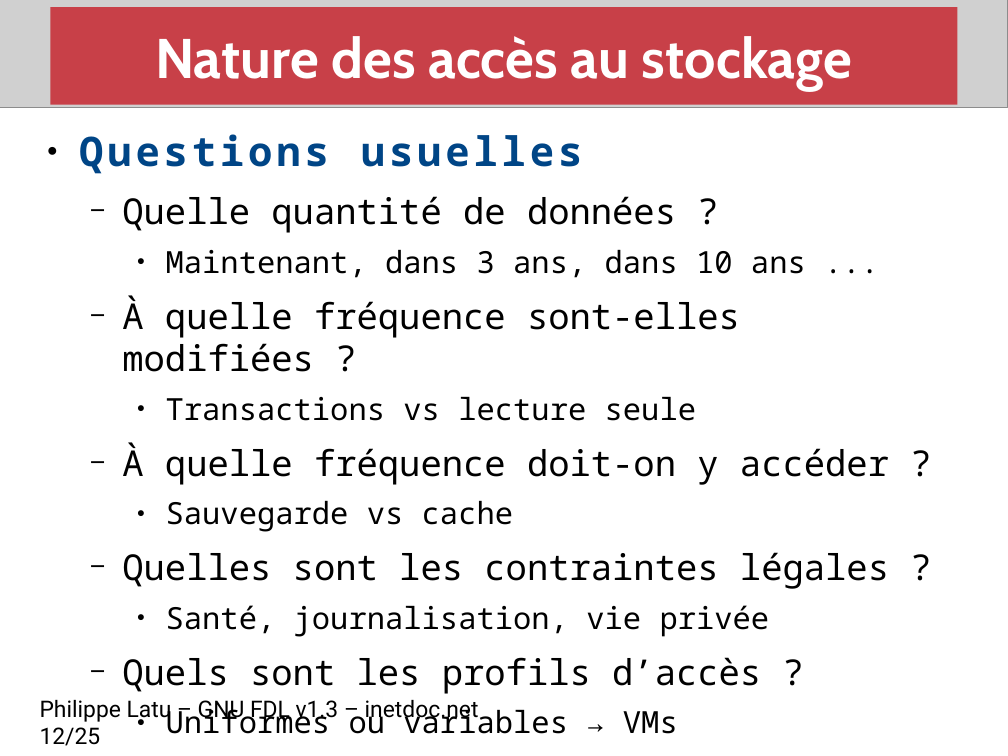
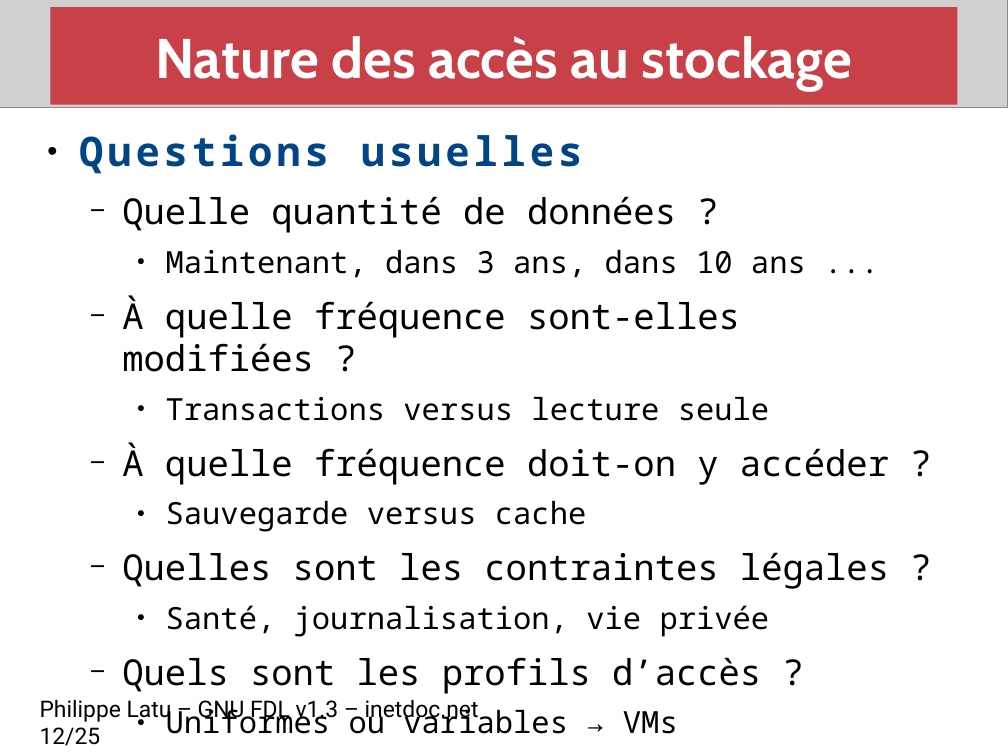
Before and after one commit to platu/inetdoc, a slide deck: slide 12 of presentations/net-storage/net-storage.odp. Drawn at 1008x756 pixels with LibreOffice and Linux fonts; fonts in the diff are those of the drawing; grey boxes stand for pictures. Boxes give left, top, right and bottom in pixels: in the first picture for what was removed or moved away, otherwise in the second. Text is boxed around its words. In the diff, an @@ line names an element or a change of style, - is before the commit and + after.

Commit message:
Révision présentation stockage réseau

```diff
--- a/presentations/net-storage/net-storage.odp
+++ b/presentations/net-storage/net-storage.odp
@@ text at (166, 396, 769, 421): text changed @@
-    ● Transactions vs lecture seule
+    ● Transactions versus lecture seule
@@ text at (166, 500, 586, 532): text changed @@
-    ● Sauvegarde vs cache
+    ● Sauvegarde versus cache
```
Also in this commit, not shown: 10 other slides changed.
